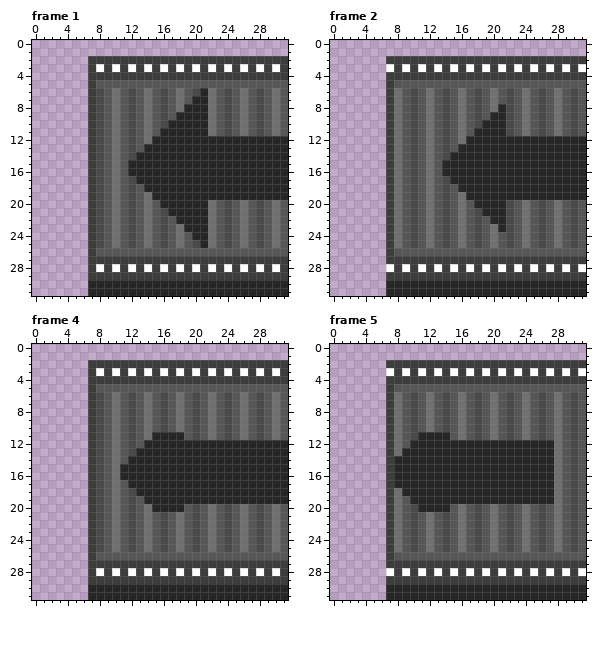
Two states of a pixel-art file, Assets/Sprites/Conveyors/End Conv/left end conv.aseprite. The picture above was drawn from the file before the commit.
32x32 pixels, 10 frames. Shown: frame 1, frame 2, frame 4, frame 5. The commit also changed other frames, which this record leaves out.
And afterwards:
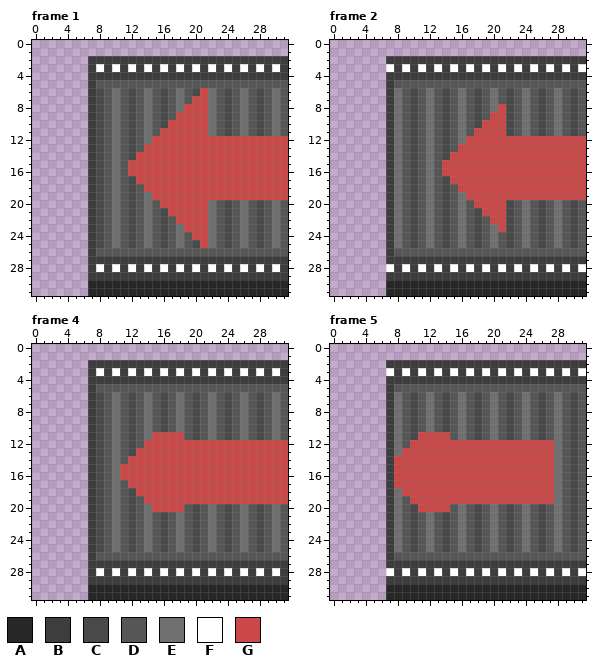
Palette (. is transparent): A #272727  B #3d3d3d  C #494949  D #565656  E #707070  F #ffffff  G #cb4848
Difference:
Changed rows in their new state; - is an unchanged pixel.
Frame 1, layer "Layer 7":
first column x 12:
 6 ---------G----------
 7 --------GG----------
 8 -------GGG----------
 9 ------GGGG----------
10 -----GGGGG----------
11 ----GGGGGG----------
12 ---GGGGGGGGGGGGGGGGG
13 --GGGGGGGGGGGGGGGGGG
14 -GGGGGGGGGGGGGGGGGGG
15 GGGGGGGGGGGGGGGGGGGG
16 GGGGGGGGGGGGGGGGGGGG
17 -GGGGGGGGGGGGGGGGGGG
18 --GGGGGGGGGGGGGGGGGG
19 ---GGGGGGGGGGGGGGGGG
20 ----GGGGGG----------
21 -----GGGGG----------
22 ------GGGG----------
23 -------GGG----------
24 --------GG----------
25 ---------G----------
Frame 2, layer "Layer 7":
first column x 14:
 8 -------G----------
 9 ------GG----------
10 -----GGG----------
11 ----GGGG----------
12 ---GGGGGGGGGGGGGGG
13 --GGGGGGGGGGGGGGGG
14 -GGGGGGGGGGGGGGGGG
15 GGGGGGGGGGGGGGGGGG
16 GGGGGGGGGGGGGGGGGG
17 -GGGGGGGGGGGGGGGGG
18 --GGGGGGGGGGGGGGGG
19 ---GGGGGGGGGGGGGGG
20 ----GGGG----------
21 -----GGG----------
22 ------GG----------
23 -------G----------
Frame 4, layer "Layer 7":
first column x 11:
11 ----GGGG-------------
12 ---GGGGGGGGGGGGGGGGGG
13 --GGGGGGGGGGGGGGGGGGG
14 -GGGGGGGGGGGGGGGGGGGG
15 GGGGGGGGGGGGGGGGGGGGG
16 GGGGGGGGGGGGGGGGGGGGG
17 -GGGGGGGGGGGGGGGGGGGG
18 --GGGGGGGGGGGGGGGGGGG
19 ---GGGGGGGGGGGGGGGGGG
20 ----GGGG-------------
Frame 5, layer "Layer 7":
first column x 8:
11 ---GGGG-------------
12 --GGGGGGGGGGGGGGGGGG
13 -GGGGGGGGGGGGGGGGGGG
14 GGGGGGGGGGGGGGGGGGGG
15 GGGGGGGGGGGGGGGGGGGG
16 GGGGGGGGGGGGGGGGGGGG
17 GGGGGGGGGGGGGGGGGGGG
18 -GGGGGGGGGGGGGGGGGGG
19 --GGGGGGGGGGGGGGGGGG
20 ---GGGG-------------
